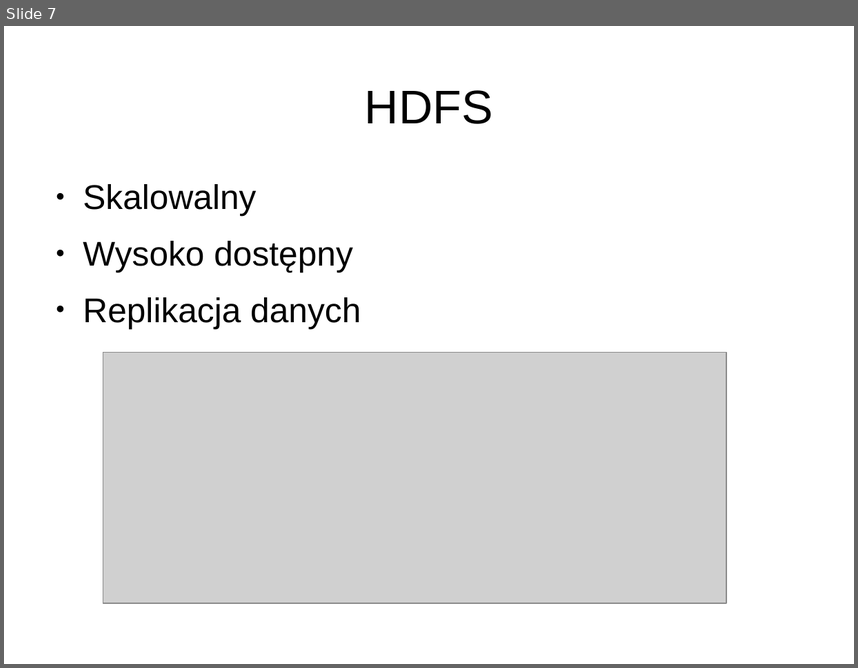
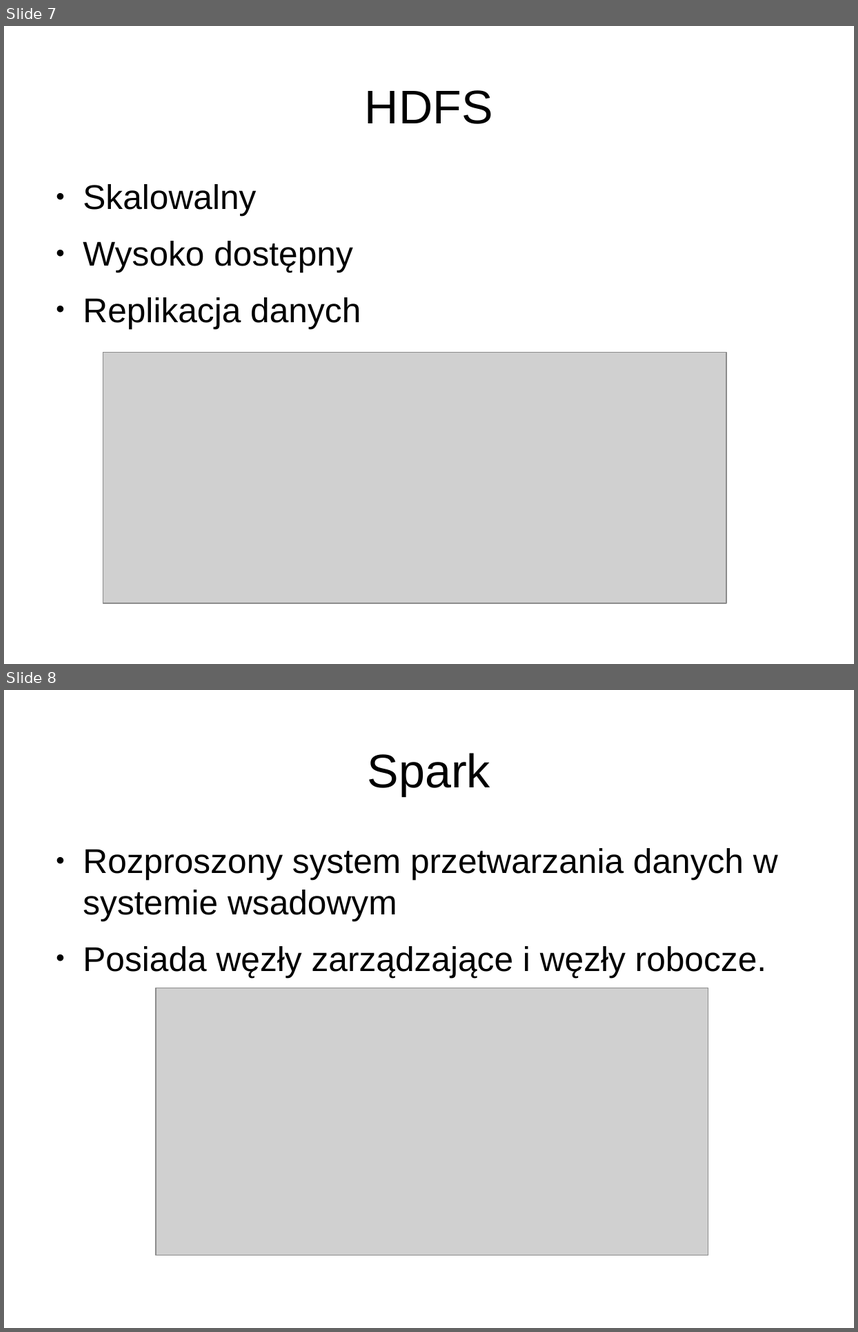
Before and after one commit to ptutak/chmury_obliczeniowe, a slide deck: prezentacja.odp. Shown one above the other, each under a label of ours: slide 7 before the commit, slides 7 and 8 after it. The pictures are 858x668 and 858x1332 pixels, drawn with LibreOffice and Linux fonts; fonts in the diff are those of the drawing; grey boxes stand for pictures. Boxes give left, top, right and bottom in pixels: in the first picture for what was removed or moved away, otherwise in the second. Text is boxed around its words. In the diff, an @@ line names an element or a change of style, - is before the commit and + after.

```diff
--- a/prezentacja.odp
+++ b/prezentacja.odp
@@ slide 8 added at <box>4,690,854,1328</box>, background #FFFFFF @@
@@ title added at <box>368,753,490,796</box>, 44 pt, text #000000 @@
+Spark
@@ text added at <box>83,848,778,977</box>, 32 pt, text #000000 @@
+● Rozproszony system przetwarzania danych w systemie wsadowym
+● Posiada węzły zarządzające i węzły robocze.
@@ picture added at <box>156,988,709,1254</box> @@
```
Also in this commit, not shown: 1 slide changed, 2 other slides added, 8 other files.
